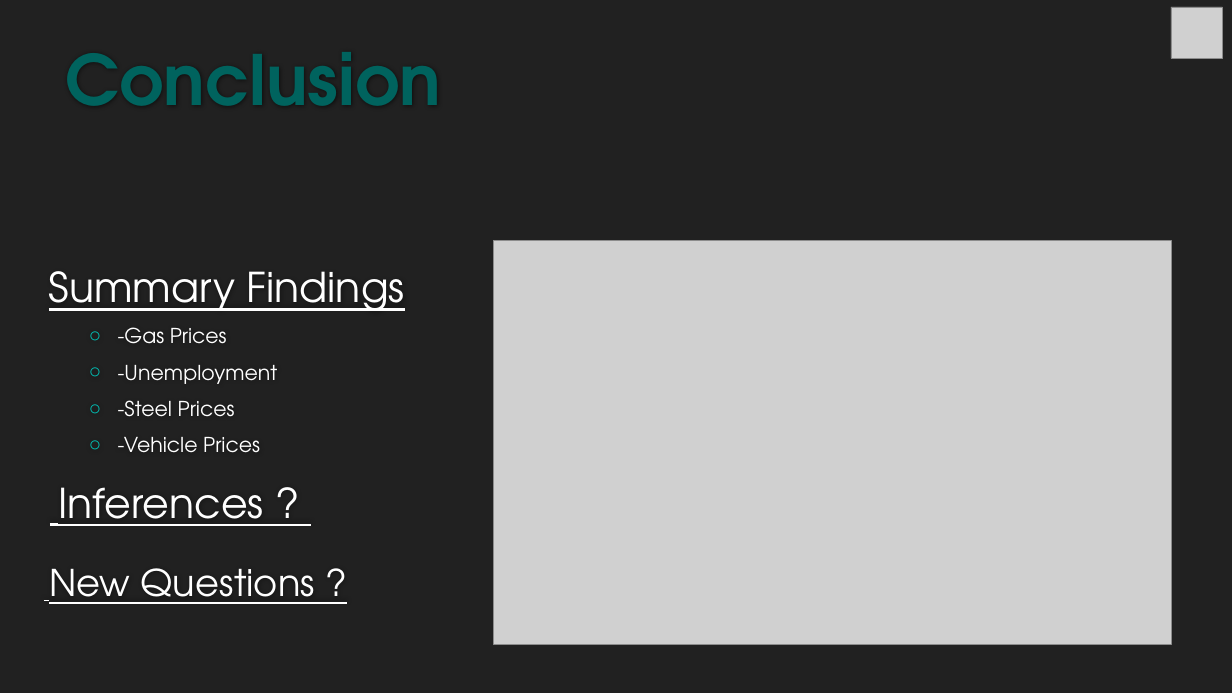
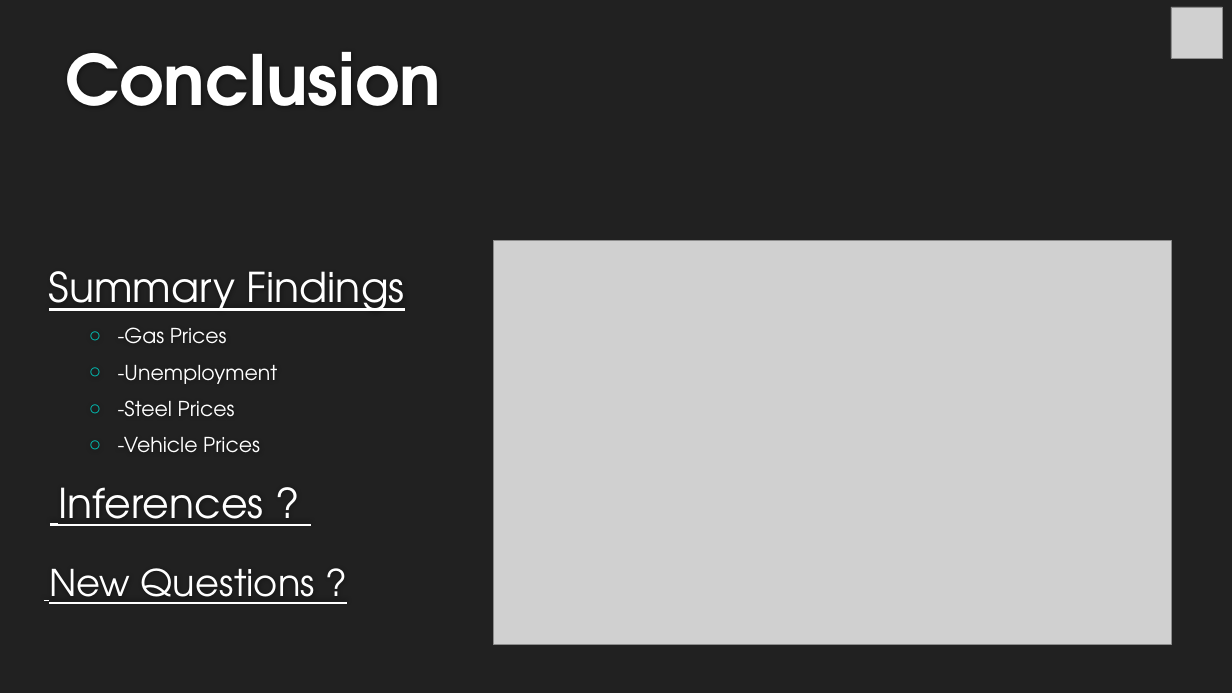
Before and after one commit to michelleherman13/auto-sales, a slide deck: slide 16 of Presentation/Auto_sales_DH.pptx. Drawn at 1232x693 pixels with LibreOffice and Linux fonts; fonts in the diff are those of the drawing; grey boxes stand for pictures; background and template pictures are left out. Boxes give left, top, right and bottom in pixels: in the first picture for what was removed or moved away, otherwise in the second. Text is boxed around its words. In the diff, an @@ line names an element or a change of style, - is before the commit and + after.

```diff
--- a/Presentation/Auto_sales_DH.pptx
+++ b/Presentation/Auto_sales_DH.pptx
@@ title "Conclusion" at (65,52,441,106): text colour #00635D to #FFFFFF @@
```
Also in this commit, not shown: 3 other files.
